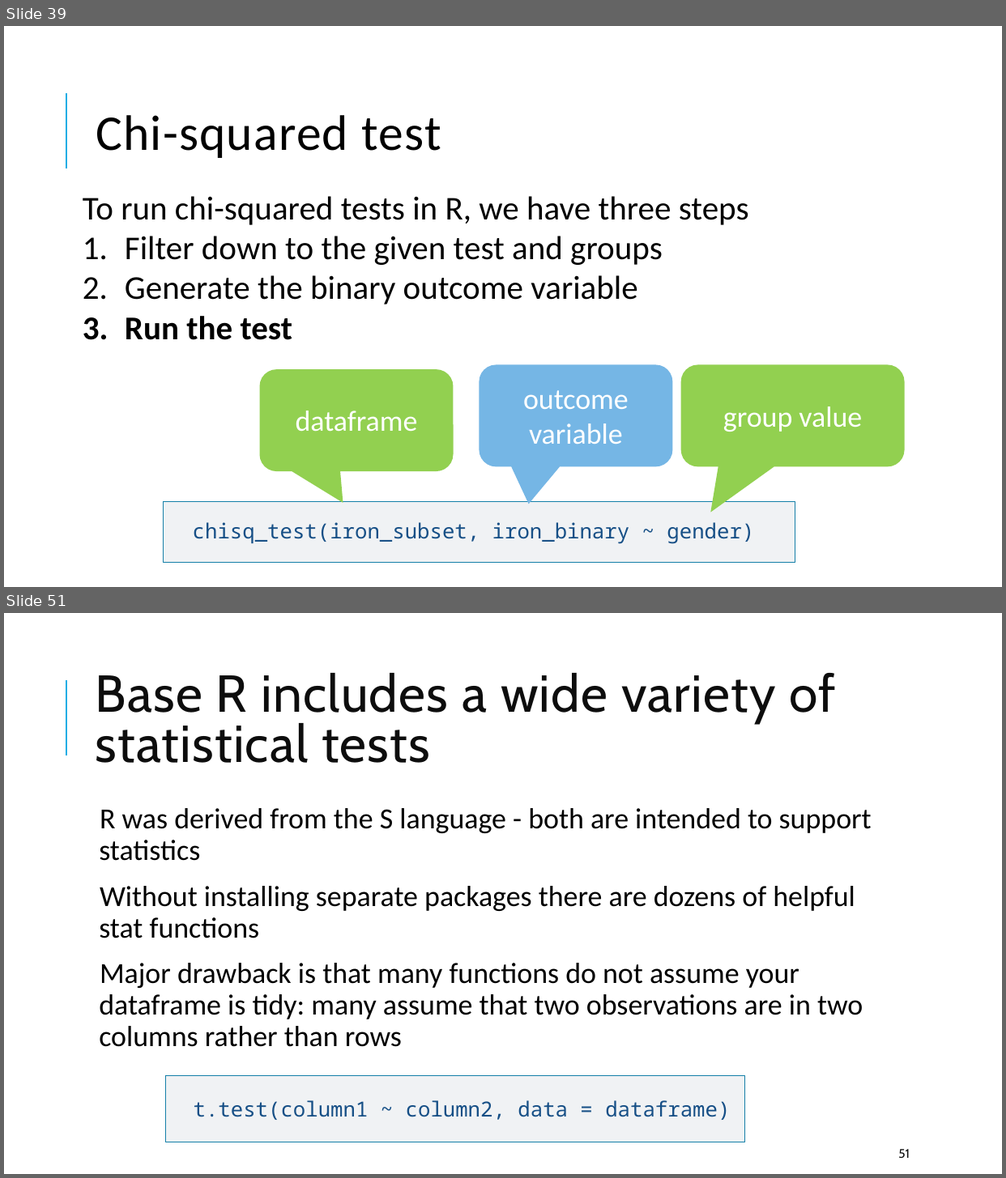
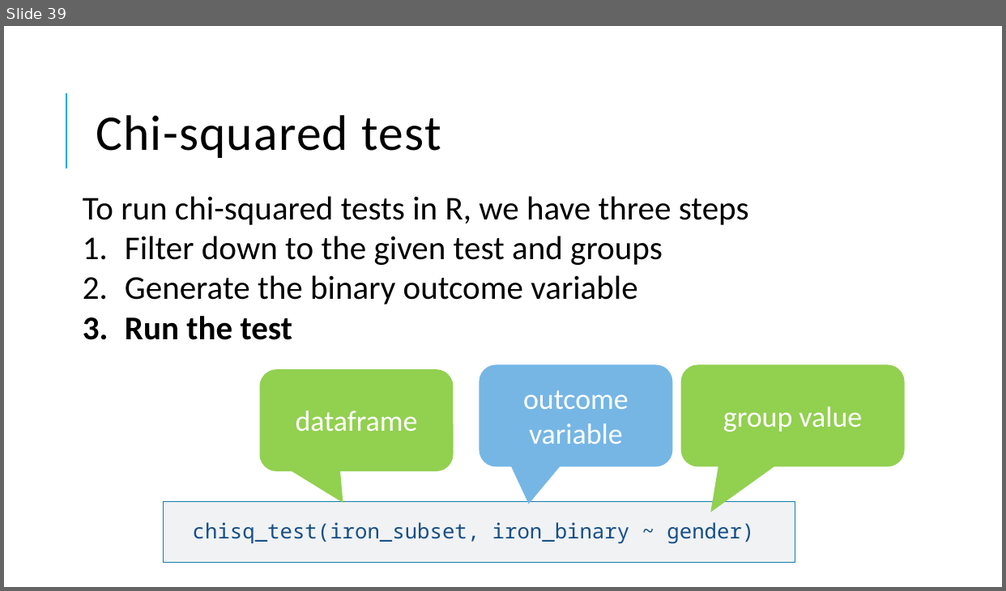
Before and after one commit to pcmathias/MSACL-data-literacy, a slide deck: presentations/DS 100 - Statistics Fundamentals.pptx. Shown one above the other, each under a label of ours: slides 39 and 51 before the commit, slide 39 after it; the slides between them are not shown. The pictures are 1006x1178 and 1006x591 pixels, drawn with LibreOffice and Linux fonts; fonts in the diff are those of the drawing. Boxes give left, top, right and bottom in pixels: in the first picture for what was removed or moved away, otherwise in the second. Text is boxed around its words. In the diff, an @@ line names an element or a change of style, - is before the commit and + after.

```diff
--- a/presentations/DS 100 - Statistics Fundamentals.pptx
+++ b/presentations/DS 100 - Statistics Fundamentals.pptx
@@ slide 51 removed at box(4, 613, 1002, 1174), background #FFFFFF; not listed: 1 template element that a slide beside it also shows @@
@@ title removed at box(96, 673, 836, 763) @@
-Base R includes a wide variety of statistical tests
@@ text removed at box(99, 808, 872, 1047) @@
-  R was derived from the S language - both are intended to support statistics
-  Without installing separate packages there are dozens of helpful stat functions
-  Major drawback is that many functions do not assume your dataframe is tidy: many assume that two observations are in two columns rather than rows
@@ rectangle removed at box(166, 1076, 745, 1143) @@
@@ text removed at box(194, 1101, 730, 1120) @@
-t.test(column1 ~ column2, data = dataframe)
@@ page number removed at box(898, 1149, 910, 1158) @@
-51
```
Also in this commit, not shown: 9 slides changed, 11 slides added, 2 other slides removed, 4 other files.
